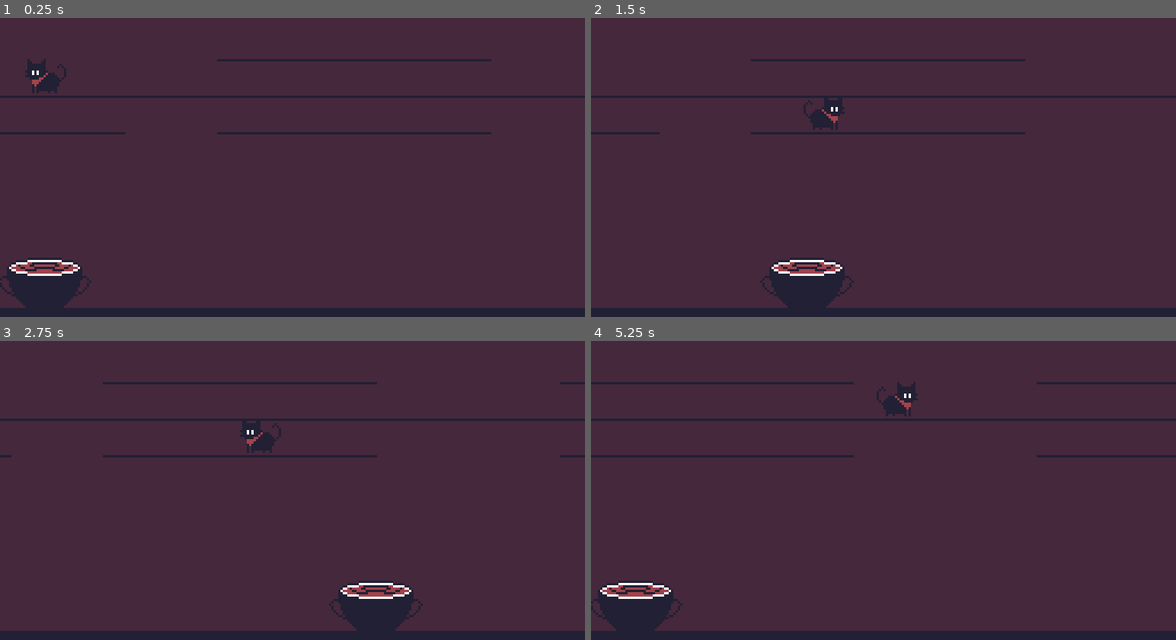
Above: before the commit, frames 1-4 (two rows, left to right).
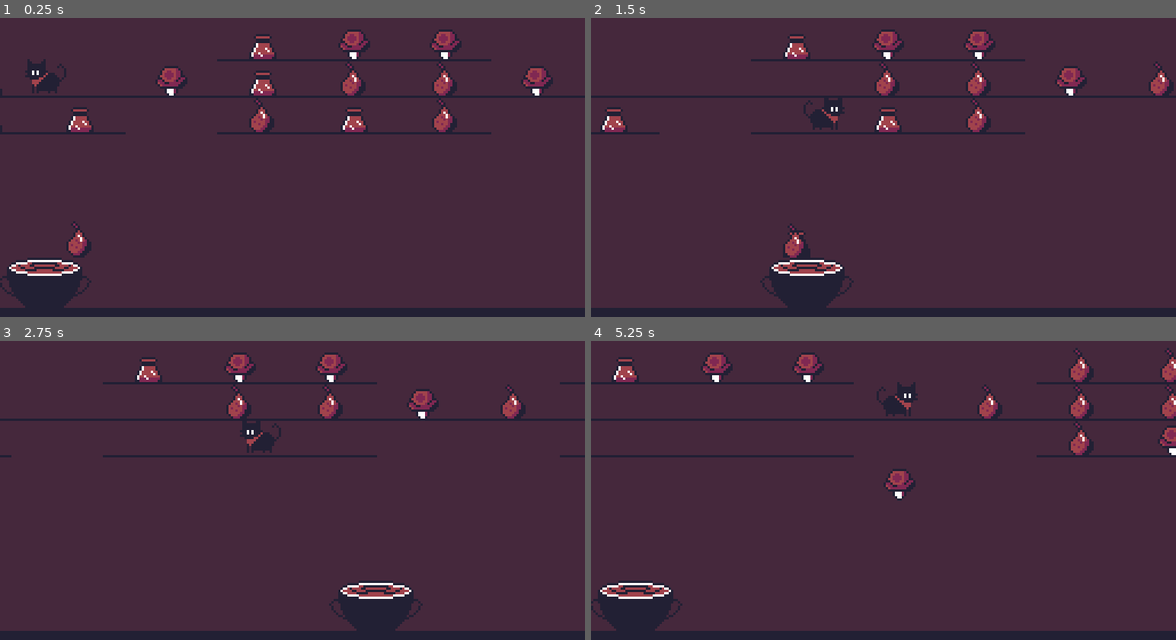
Above: after the commit, the same moments.

Repository: Bazooh/BlackCatJam
Game: Godot game, scene res://level/level.tscn
Same seed, same stepped clock (60 frames per second), same inputs: the game is played once before the commit and once after it.
Inputs:
- Up to frame 1 (0.25 s): no input
- Up to frame 2 (1.5 s): hold Right (right) 0.53-1.28 s; hold S (down) from 1.28 s (still down)
- Up to frame 3 (2.75 s): release S (down) at 2.03 s; hold Right (right) from 2.03 s (still down)
- Up to frame 4 (5.25 s): release Right (right) at 2.78 s; hold W (up) 2.78-3.53 s; hold A (left) 3.53-5.03 s; hold S (down) from 5.03 s (still down)

The runs differ from the first frame. In frame 1, 4.2% of the frame differs, in the area x 0-95%, y 3-81%; in frame 2, 3.5%; in frame 3, 2.3%; in frame 4, 3.2%.

Commit message:
ingredients on path

Diff:
--- a/entities/cat.tscn
+++ b/entities/cat.tscn
@@ -4,7 +4,7 @@
 [ext_resource type="Texture2D" uid="uid://df5q2k0k8heum" path="res://art/temp/temp_cat.png" id="2_ab1a4"]
 
 [sub_resource type="RectangleShape2D" id="RectangleShape2D_xvb2g"]
-size = Vector2(18, 16)
+size = Vector2(18, 10)
 
 [sub_resource type="CircleShape2D" id="CircleShape2D_y8ipe"]
 radius = 2.0
--- a/level/level_generator.gd
+++ b/level/level_generator.gd
@@ -5,6 +5,7 @@
 const directions = [Vector2i(0, 1), Vector2i(0, -1), Vector2i(1, 0), Vector2i(-1, 0)]
 
 @export var platform_density: float = 0.4
+@export var ingredient_density: float = 1.0
 @export var chunk_length: int = 10
 @export var n_chunks: int = 2
 @export var height: int = 3
@@ -15,7 +16,17 @@
 @onready var grid: Array = init_grid()
 @onready var platform_size: float = platform_node.instantiate().get_node("CollisionShape2D").shape.get_rect().size.x
 
+@onready var ingredients: Array = init_ingredients()
+
+var ingredient_nodes: Array = []
 var platforms: Array = []
+
+
+func init_ingredients() -> Array:
+	var _ingredients := []
+	for file in DirAccess.get_files_at("res://item_instances"):
+		_ingredients.append(load("res://item_instances/" + file))
+	return _ingredients
 
 
 func init_grid() -> Array:
@@ -29,7 +40,6 @@
 
 
 func generate_platform(x_start: int, x_end: int, y: int) -> Node2D:
-	print("Generating platform from ", x_start, " to ", x_end, " at height ", y)
 	var platform: Node2D = platform_node.instantiate()
 	platform.position.x = (x_start + float(x_end - x_start) / 2) * platform_size
 	platform.position.y = y * 16 + grid_y_offset
@@ -92,6 +102,13 @@
 		for y in range(height):
 			grid[idx*chunk_length + x][y] = chunk_grid[x][y]
 
+			if chunk_grid[x][y] and randf() < ingredient_density:
+				var ingredient = ingredients[randi() % ingredients.size()]
+				var instance = ingredient.instantiate()
+				instance.position = Vector2((idx*chunk_length + x) * platform_size, y * 16 + grid_y_offset)
+				ingredient_nodes.append(instance)
+				add_child(instance)
+
 
 func move_grid() -> void:
 	for y in range(height):
@@ -129,6 +146,11 @@
 
 	if position.x < -chunk_length * platform_size:
 		move_grid()
+		for ingredient_node in ingredient_nodes:
+			if is_instance_valid(ingredient_node):
+				ingredient_node.position.x -= chunk_length * platform_size
+			else:
+				ingredient_nodes.erase(ingredient_nodes.find(ingredient_node))
 		generate_chunk(n_chunks - 1)
 		grid_to_node()
 		position.x += chunk_length * platform_size
Not shown: 1 places in level/level.tscn that only renumber resources
